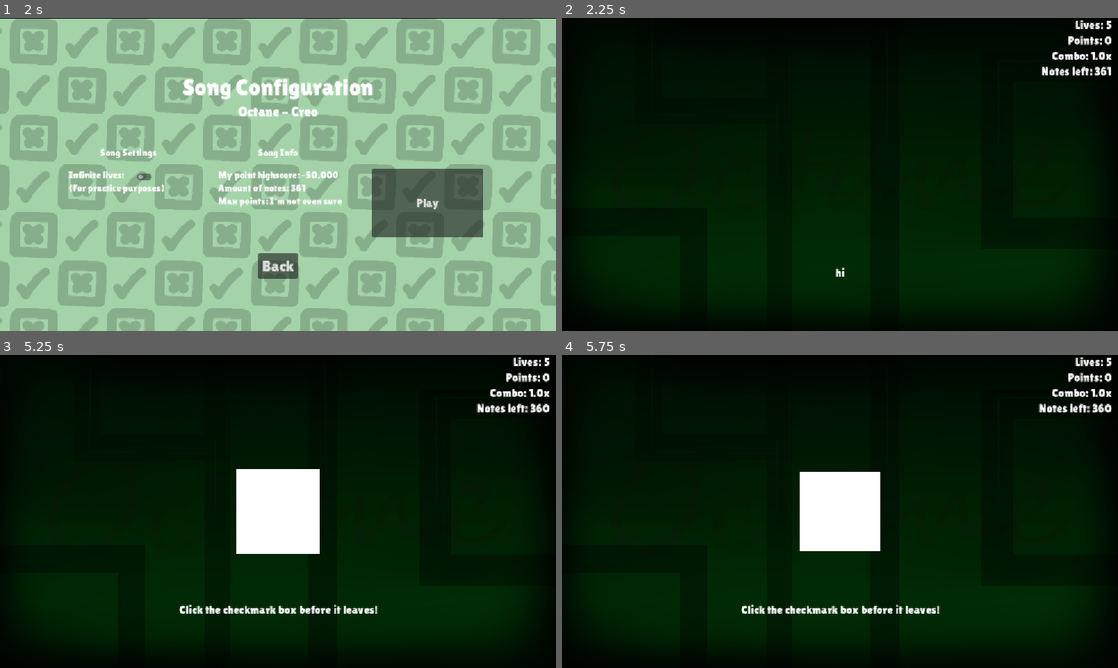
Above: before the commit, frames 1-4 (two rows, left to right).
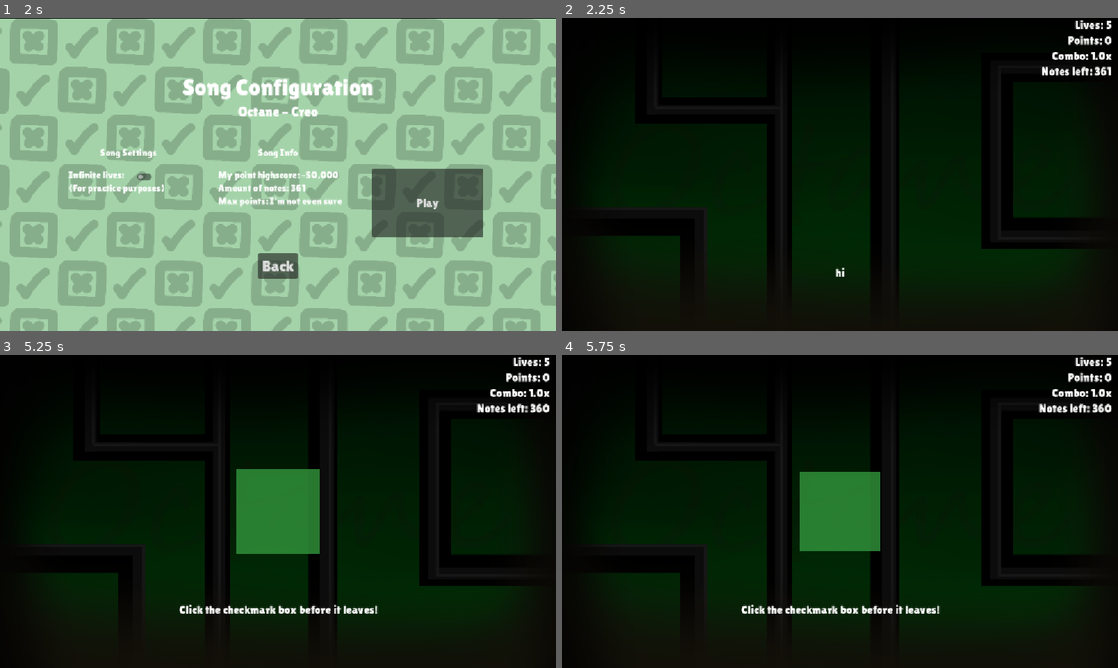
Above: after the commit, the same moments.

Repository: Rubester1/Mouse-Maneuverist
Game: Godot game, scene res://the game/game.tscn
Two runs of this game, one before a commit and one after it. Both use one fixed random seed, a clock stepped at 60 frames per second and the inputs below. Sound files missing from this copy of the repository are replaced by a short silence.
Inputs (mouse positions are in pixels of both pictures, inside the frame that each line leads up to):
- Up to frame 1 (2 s): click "Play" at 0.5 s; click "Play" at 1.25 s
- Up to frame 2 (2.25 s): click "Play" at 2 s
- Up to frame 3 (5.25 s): tap Enter at 2.75, 4.25 s; move the mouse to (400, 495) at 2.77 s; hold Right 2.78-3.53 s; click (400, 495) at 2.85 s; tap Space at 3.5, 5 s; move the mouse to (166, 527) at 3.52 s; hold Down 3.53-4.28 s; click (166, 527) at 3.6 s; move the mouse to (333, 442) at 4.27 s; hold Right 4.28-5.03 s; tap 1 (Play Song 1) at 4.35 s; click (333, 442) at 4.55 s; move the mouse to (250, 574) at 5.02 s; hold Up from 5.03 s (still down); tap Y (test) at 5.1 s
- Up to frame 4 (5.75 s): keep holding Up; click (812, 574) at 5.3 s

Frame 1 is identical in both runs. In frame 2, 1.5% of the frame differs, in the area x 8-91%, y 27-81%; in frame 3, 5.6%; in frame 4, 5.2%.

Commit message:
Demo Take Two Release!

Diff:
--- a/Menus/menu.tscn
+++ b/Menus/menu.tscn
@@ -3,7 +3,7 @@
 [ext_resource type="Script" uid="uid://c5rv84rlvqb54" path="res://Menus/menu.gd" id="1_tc4cd"]
 [ext_resource type="Texture2D" uid="uid://c7s3sylmx0vtm" path="res://Backgrounds/BackgroundFaded.png" id="2_f371u"]
 [ext_resource type="Script" uid="uid://b2o568boeejn7" path="res://Menus/background.gd" id="3_jvnec"]
-[ext_resource type="Texture2D" uid="uid://dm2sdf54o4re0" path="res://Backgrounds/0OctaneBackground.png" id="4_6ex8j"]
+[ext_resource type="Texture2D" uid="uid://c3xrvxl0o3ton" path="res://Backgrounds/OctaneBackground.png" id="4_ecop0"]
 [ext_resource type="FontFile" uid="uid://ci6fmn3fuqyny" path="res://Textures/LilitaOne-Regular.ttf" id="4_jvnec"]
 [ext_resource type="PackedScene" uid="uid://ignvbbxueoy4" path="res://VFX/bars.tscn" id="5_ecop0"]
 
@@ -35,7 +35,7 @@
 offset_right = 1152.0
 offset_bottom = 648.0
 mouse_filter = 2
-texture = ExtResource("4_6ex8j")
+texture = ExtResource("4_ecop0")
 
 [node name="Bars" parent="." unique_id=2095908880 instance=ExtResource("5_ecop0")]
 layout_mode = 1
--- a/Objects/checkbox.gd
+++ b/Objects/checkbox.gd
@@ -19,43 +19,55 @@
 	mouse_exited.connect(func(): is_mouse_hovering = false)
 	top_level = true
 
+
 # Called every frame. 'delta' is the elapsed time since the previous frame.
 func _process(_delta: float) -> void:
 	if (Input.is_action_just_pressed("Interaction") or is_in_group("inner")) and (is_mouse_hovering or is_in_group("outer")):
 		print("youre did it")
+		if is_instance_valid($Counter):
+			$Counter.text = str(int($Counter.text)-1)
 
-		#var glow = glowring.instantiate()
-		#get_parent().add_child(glow)
-		#glow.global_position = global_position
+			var glow = glowring.instantiate()
+			get_parent().add_child(glow)
+			glow.global_position = global_position
 
-		if is_in_group("check"):
-			var supple = supplementarytext.instantiate()
-			supple.text = "+0.1x Combo"
-			get_parent().add_child(supple)
-			supple.global_position = global_position
-			supple.global_position.x -= 125.0
+			#await mouse_exited
 
-			get_parent().editpoints(100)
-			get_parent().editcombo(0.1)
-			#get_parent().say("Nice.")
+		else:
 
-		if is_in_group("life"):
-			var supple = supplementarytext.instantiate()
-			supple.text = "+1 Life!!"
-			get_parent().add_child(supple)
-			supple.global_position = global_position
-			supple.global_position.x -= 125.0
+			var glow = glowring.instantiate()
+			get_parent().add_child(glow)
+			glow.mouse_filter = Control.MOUSE_FILTER_IGNORE
+			glow.global_position = global_position
 
-			get_parent().editpoints(250)
-			get_parent().editlives(1)
+			if is_in_group("check"):
+				var supple = supplementarytext.instantiate()
+				supple.text = "+0.1x Combo"
+				get_parent().add_child(supple)
+				supple.global_position = global_position
+				supple.global_position.x -= 125.0
 
-		if is_in_group("life"):
-			var supple = supplementarytext.instantiate()
-			supple.text = "+1000 Points!!"
-			get_parent().add_child(supple)
-			supple.global_position = global_position
-			supple.global_position.x -= 125.0
+				get_parent().editpoints(100)
+				get_parent().editcombo(0.1)
+				#get_parent().say("Nice.")
 
-			get_parent().editpoints(1000)
+			if is_in_group("life"):
+				var supple = supplementarytext.instantiate()
+				supple.text = "+1 Life!!"
+				get_parent().add_child(supple)
+				supple.global_position = global_position
+				supple.global_position.x -= 125.0
 
-		queue_free()
+				get_parent().editpoints(250)
+				get_parent().editlives(1)
+
+			if is_in_group("points"):
+				var supple = supplementarytext.instantiate()
+				supple.text = "+1000 Points!!"
+				get_parent().add_child(supple)
+				supple.global_position = global_position
+				supple.global_position.x -= 125.0
+
+				get_parent().editpoints(1000)
+
+			queue_free()
--- /dev/null
+++ b/Objects/counter.gd
@@ -0,0 +1,8 @@
+extends Label
+
+
+# Called when the node enters the scene tree for the first time.
+func _process(_delta: float) -> void:
+	top_level = true
+	if text == "1":
+		queue_free()
--- /dev/null
+++ b/Objects/counter.tscn
@@ -0,0 +1,16 @@
+[gd_scene format=3 uid="uid://id3iil2fcjw8"]
+
+[ext_resource type="FontFile" uid="uid://ci6fmn3fuqyny" path="res://Textures/LilitaOne-Regular.ttf" id="1_7f61v"]
+[ext_resource type="Script" uid="uid://c00dxdkdmuart" path="res://Objects/counter.gd" id="2_7f61v"]
+
+[node name="Counter" type="Label" unique_id=1035913012]
+show_behind_parent = true
+offset_left = -39.0
+offset_top = -22.0
+offset_right = 39.0
+offset_bottom = 24.0
+theme_override_fonts/font = ExtResource("1_7f61v")
+theme_override_font_sizes/font_size = 40
+text = "3"
+horizontal_alignment = 1
+script = ExtResource("2_7f61v")
--- a/indicator.gd
+++ b/Objects/indicator.gd
@@ -1,4 +1,4 @@
-extends Sprite2D
+extends ColorRect
 
 
 # Called when the node enters the scene tree for the first time.
--- a/Objects/indicator.tscn
+++ b/Objects/indicator.tscn
@@ -1,8 +1,12 @@
 [gd_scene format=3 uid="uid://51sgjuidi4os"]
 
-[ext_resource type="Texture2D" uid="uid://bl6d5qvvn5426" path="res://Textures/Blank.png" id="1_rnh6k"]
-[ext_resource type="Script" uid="uid://x2r2nvt3sbyg" path="res://indicator.gd" id="2_rf5su"]
+[ext_resource type="Script" uid="uid://x2r2nvt3sbyg" path="res://Objects/indicator.gd" id="2_rf5su"]
 
-[node name="Indicator" type="Sprite2D" unique_id=1413725024]
-texture = ExtResource("1_rnh6k")
+[node name="Indicator" type="ColorRect" unique_id=753374873]
+offset_left = -87.5
+offset_top = -87.5
+offset_right = 87.5
+offset_bottom = 87.5
+offset_transform_enabled = true
+offset_transform_position = Vector2(-87.5, -87.5)
 script = ExtResource("2_rf5su")
--- a/Objects/xbox.gd
+++ b/Objects/xbox.gd
@@ -12,12 +12,17 @@
 # Called every frame. 'delta' is the elapsed time since the previous frame.
 func _process(_delta: float) -> void:
 	if (Input.is_action_just_pressed("Interaction") or is_in_group("inner")) and (is_mouse_hovering or is_in_group("outer")):
-		print("youre didnt")
-		var supple = supplementarytext.instantiate()
-		supple.text = "No More Combo"
-		get_parent().add_child(supple)
-		supple.global_position = global_position
-		supple.global_position.x -= 125.0
-		#get_parent().say("Tricked ya!")
-		get_parent().editlives(-1)
-		queue_free()
+		if is_instance_valid($Counter):
+			$Counter.text = str(int($Counter.text)-1)
+			await mouse_exited
+
+		else:
+			print("youre didnt")
+			var supple = supplementarytext.instantiate()
+			supple.text = "No More Combo"
+			get_parent().add_child(supple)
+			supple.global_position = global_position
+			supple.global_position.x -= 125.0
+			#get_parent().say("Tricked ya!")
+			get_parent().editlives(-1)
+			queue_free()
--- a/VFX/bars.tscn
+++ b/VFX/bars.tscn
@@ -67,12 +67,14 @@
 anchor_bottom = 1.0
 grow_horizontal = 2
 grow_vertical = 2
+mouse_filter = 2
 
 [node name="ColorRect" type="ColorRect" parent="." unique_id=523961157]
 layout_mode = 0
 offset_top = -123.0
 offset_right = 1152.0
 offset_bottom = 2.0
+mouse_filter = 2
 color = Color(0, 0, 0, 1)
 
 [node name="ColorRect2" type="ColorRect" parent="." unique_id=1667991540]
@@ -80,6 +82,7 @@
 offset_top = 648.0
 offset_right = 1152.0
 offset_bottom = 773.0
+mouse_filter = 2
 color = Color(0, 0, 0, 1)
 
 [node name="AnimationPlayer" type="AnimationPlayer" parent="." unique_id=450043696]
--- a/VFX/glow_ring.gd
+++ b/VFX/glow_ring.gd
@@ -3,9 +3,12 @@
 
 # Called when the node enters the scene tree for the first time.
 func _ready() -> void:
-	top_level = true
+	#top_level = true
+	mouse_filter = Control.MOUSE_FILTER_IGNORE
 	var tween = create_tween()
-	tween.tween_property(self, "scale", Vector2(2, 2), 0.25)
-	tween.tween_property(self, "modulate:a", 0.0, 0.25)
+	var tween2 = create_tween()
+	tween.tween_property(self, "modulate:a", 0.0, 0.125).set_trans(Tween.TRANS_EXPO).set_ease(Tween.EASE_OUT)
+	tween2.tween_property(self, "scale", Vector2(1.25, 1.25), 0.25).set_trans(Tween.TRANS_EXPO).set_ease(Tween.EASE_OUT)
 	await tween.finished
+	#await tween2.finished
 	queue_free()
--- a/VFX/glow_ring.tscn
+++ b/VFX/glow_ring.tscn
@@ -10,5 +10,8 @@
 offset_right = 131.25
 offset_bottom = 131.25
 scale = Vector2(0.5, 0.5)
+offset_transform_enabled = true
+offset_transform_position = Vector2(-87.5, -87.5)
+mouse_filter = 2
 texture = ExtResource("1_ih3pn")
 script = ExtResource("2_3s72v")
--- a/the game/game.gd
+++ b/the game/game.gd
@@ -11,6 +11,7 @@
 
 @onready var indicator = preload("res://Objects/indicator.tscn")
 @onready var supplementarytext = preload("res://Objects/supplementary_text.tscn")
+@onready var counter = preload("res://Objects/counter.tscn")
 
 @onready var MusicPlayer = $AudioStreamPlayer2D
 @onready var caption = $UI/CanvasLayer/Text
@@ -27,10 +28,19 @@
 @onready var barsanimation = $Menu/Bars/AnimationPlayer
 @export var barsstate: bool = false
 
+@export var timertime = 0.0
+@export var visualtime = 0.0
+
 
 # Called when the node enters the scene tree for the first time.
 func _ready() -> void:
 	$"UI/CanvasLayer".visible = false
+	while true:
+		timertime += 0.01
+		visualtime -= 0.01
+		await get_tree().create_timer(0.01).timeout
+
+
 
 @warning_ignore("unused_parameter")
 func say(text: String):
@@ -61,16 +71,32 @@
 		barsanimation.play_backwards("enter")
 
 
-func summon(type, pos, time):
+func summon(type, pos, time, reveal:bool = false, count:int = 1):
 	notes -= 1
+
+	var instance = type.instantiate()
+
 	var indicate = indicator.instantiate()
 	indicate.position = pos
 	add_child(indicate)
+	indicate.mouse_filter = Control.MOUSE_FILTER_IGNORE
+
+	if reveal == false:
+		pass
+	else:
+		if instance.is_in_group("check"):
+			indicate.color = Color8(50, 150, 60, 204)
+		elif instance.is_in_group("x"):
+			indicate.color = Color8(150, 50, 50, 204)
+		elif instance.is_in_group("life"):
+			indicate.color = Color8(150, 50, 150, 204)
+		elif instance.is_in_group("points"):
+			indicate.color = Color8(50, 90, 150, 204)
+
 	await get_tree().create_timer(1.0).timeout
 	if is_instance_valid(indicate):
 		indicate.queue_free()
 
-	var instance = type.instantiate()
 	instance.position = pos
 	add_child(instance)
 
@@ -81,6 +107,16 @@
 		0.0,
 		time
 	)
+
+	instance.top_level = true
+
+	if count > 1:
+		var countee = counter.instantiate()
+		instance.add_child(countee)
+		countee.mouse_filter = Control.MOUSE_FILTER_IGNORE
+		countee.global_position = instance.global_position
+		countee.text = str(count)
+
 	await tween.finished
 
 	if is_instance_valid(instance):
@@ -136,6 +172,8 @@
 
 func start_song(song, infinitelives):
 
+	timertime = 0.0
+
 	if infinitelives:
 		lives = 1000000000
 	else:
@@ -153,14 +191,14 @@
 
 		await get_tree().create_timer(3.0).timeout
 
-		summon(checkbox,Vector2(0,0),4.0)
+		summon(checkbox,Vector2(0,0),4.0, true)
 		caption.text = "Click the checkmark box before it leaves!"
 		await get_tree().create_timer(4.0).timeout
 		caption.text = ""
 
 		await get_tree().create_timer(1.0).timeout
 
-		summon(xbox,Vector2(0,0),4.0)
+		summon(xbox,Vector2(0,0),4.0, true)
 		caption.text = "Don't click the x box, let it disappear!"
 		await get_tree().create_timer(4.0).timeout
 		caption.text = ""
@@ -394,6 +432,7 @@
 			return
 
 		#darken background
+		#nvm i made bars instead lmao
 		bars(true)
 
 		summon(innerglowcheckbox, Vector2(200,200), 2)
@@ -511,6 +550,7 @@
 		summon(innerglowcheckbox, Vector2(-150,100), 1.5)
 		summon(innerglowxbox, Vector2(-150,200), 1.5)
 		await get_tree().create_timer(0.1).timeout
+		summon(pointsnote, Vector2(0,0), 1.5, true)
 		summon(innerglowxbox, Vector2(0,100), 1.5)
 		summon(innerglowcheckbox, Vector2(0,200), 1.5)
 		await get_tree().create_timer(0.1).timeout
@@ -705,6 +745,7 @@
 		await get_tree().create_timer(0.15).timeout
 		summon(xbox, Vector2(-100,200), 1.5)
 		await get_tree().create_timer(0.15).timeout
+		summon(life, Vector2(0,0), 1.5, true)
 		summon(checkbox, Vector2(0,200), 1.5)
 		await get_tree().create_timer(0.15).timeout
 		summon(xbox, Vector2(100,200), 1.5)
@@ -966,27 +1007,19 @@
 			gameover(false)
 			return
 
-		summon(innerglowcheckbox, Vector2(-300,-300), 1)
-		summon(innerglowcheckbox, Vector2(300,-300), 1)
-		await get_tree().create_timer(0.5).timeout
-		summon(innerglowcheckbox, Vector2(-200,-300), 1)
-		summon(innerglowcheckbox, Vector2(200,-300), 0.5)
 		await get_tree().create_timer(0.25).timeout
 		summon(innerglowcheckbox, Vector2(-200,-200), 1)
 		summon(innerglowcheckbox, Vector2(200,-200), 1)
 		await get_tree().create_timer(0.25).timeout
+		summon(innerglowcheckbox, Vector2(-200,-100), 1)
+		summon(innerglowcheckbox, Vector2(200,-100), 1)
+		await get_tree().create_timer(0.25).timeout
+		summon(innerglowcheckbox, Vector2(-100,-100), 1)
+		summon(innerglowcheckbox, Vector2(100,-100), 1)
+		await get_tree().create_timer(0.25).timeout
 		summon(innerglowcheckbox, Vector2(-100,-200), 1)
 		summon(innerglowcheckbox, Vector2(100,-200), 1)
 		await get_tree().create_timer(0.25).timeout
-		summon(innerglowcheckbox, Vector2(-100,-100), 1)
-		summon(innerglowcheckbox, Vector2(100,-100), 1)
-		await get_tree().create_timer(0.25).timeout
-		summon(innerglowcheckbox, Vector2(-200,-100), 1)
-		summon(innerglowcheckbox, Vector2(200,-100), 1)
-		await get_tree().create_timer(0.25).timeout
-		summon(innerglowcheckbox, Vector2(-200,-200), 1)
-		summon(innerglowcheckbox, Vector2(200,-200), 1)
-		await get_tree().create_timer(0.25).timeout
 		summon(innerglowcheckbox, Vector2(0,-200), 1)
 		await get_tree().create_timer(0.15).timeout
 		summon(innerglowcheckbox, Vector2(0,-100), 1)
@@ -1004,7 +1037,9 @@
 
 		summon(checkbox, Vector2(-500,0), 0.7)
 		summon(checkbox, Vector2(500,0), 0.7)
-		await get_tree().create_timer(0.3).timeout
+		await get_tree().create_timer(1.0).timeout
+		MusicPlayer.stop()
+		await get_tree().create_timer(1.0).timeout
 
 		if lives < 1:
 			gameover(false)
Binary file added: Backgrounds/OctaneBackground.png
Not shown, added: Backgrounds/OctaneBackground.png.import
Not shown, added: Objects/counter.gd.uid
Renamed: indicator.gd.uid -> Objects/indicator.gd.uid
